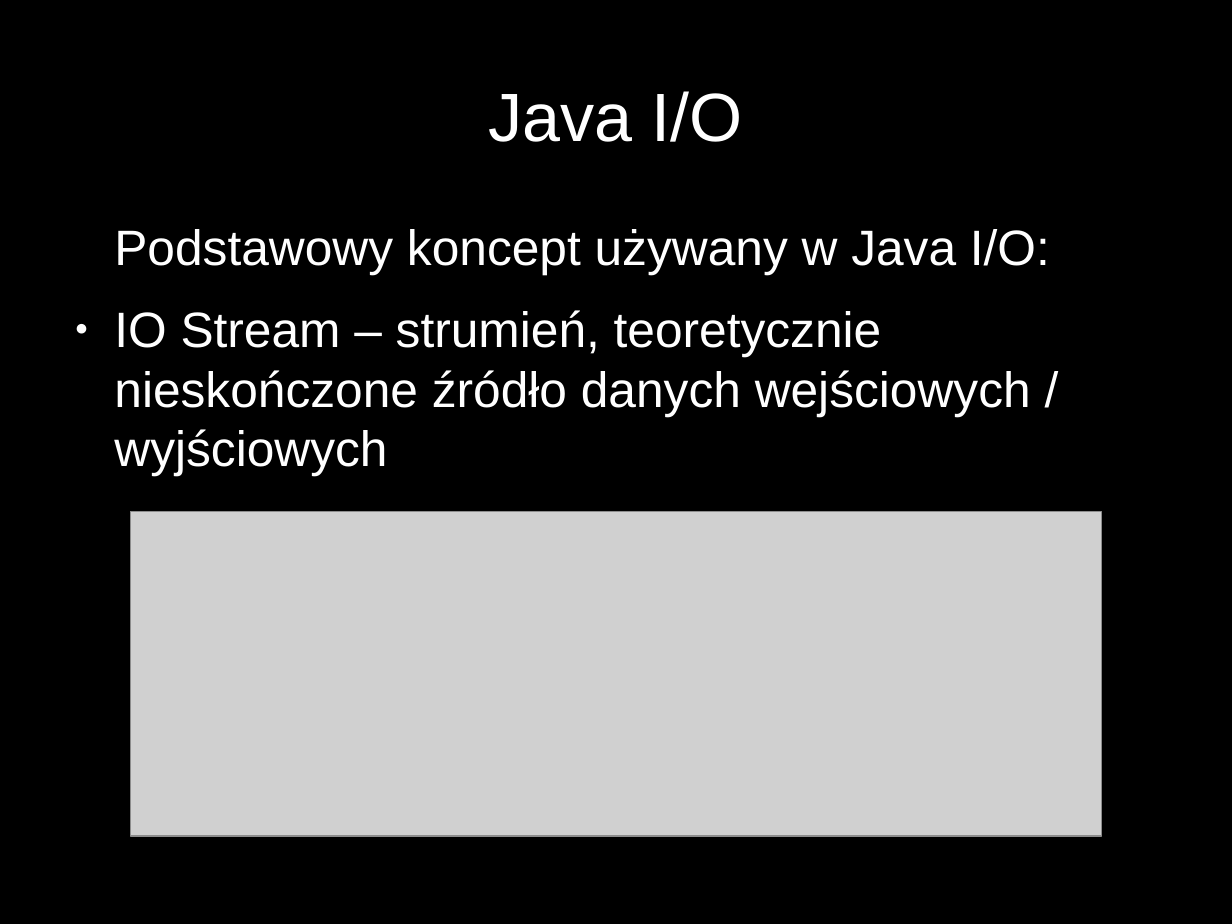
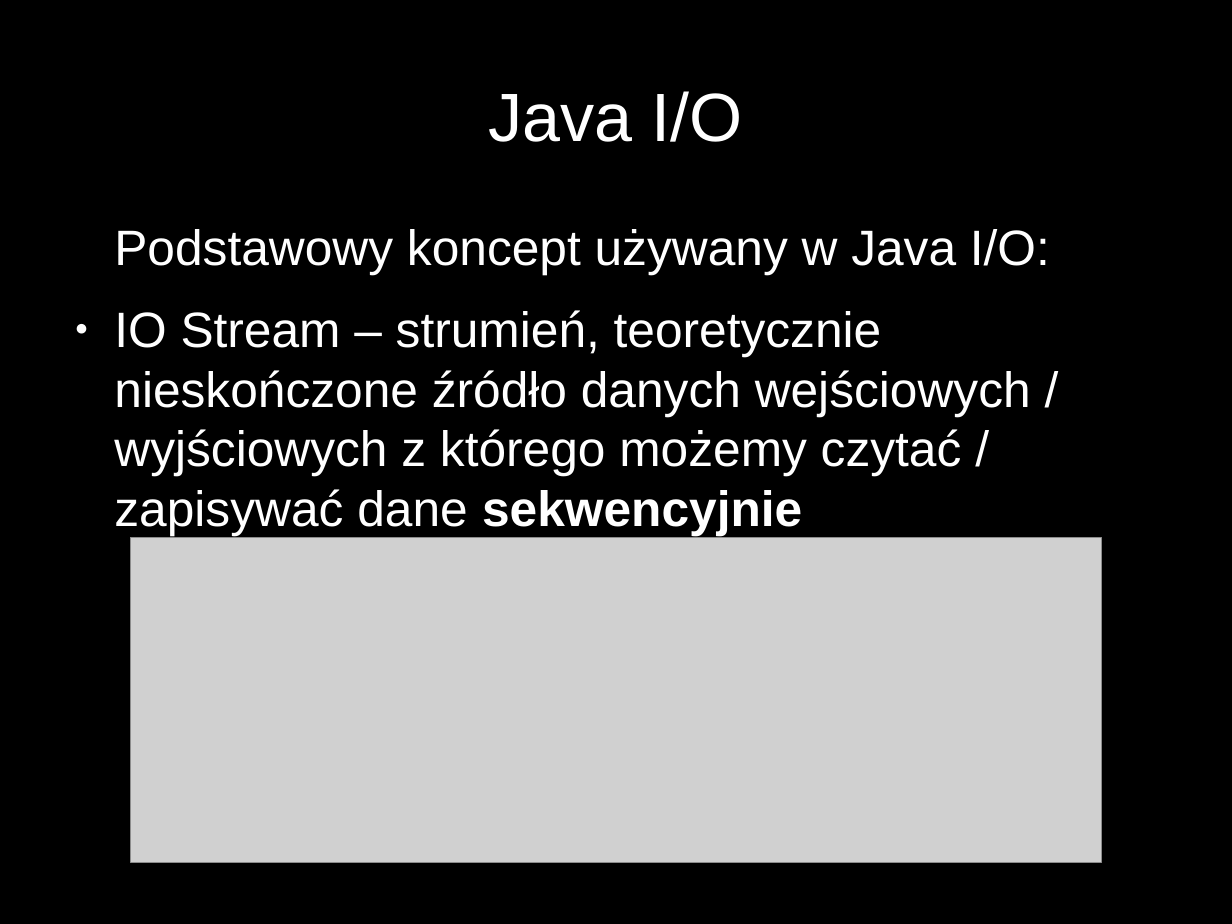
Before and after one commit to ptutak/Java-wyklady, a slide deck: slide 4 of src/piotr_tutak/IO-Wstęp.odp. Drawn at 1232x924 pixels with LibreOffice and Linux fonts; fonts in the diff are those of the drawing; grey boxes stand for pictures. Boxes give left, top, right and bottom in pixels: in the first picture for what was removed or moved away, otherwise in the second. Text is boxed around its words. In the diff, an @@ line names an element or a change of style, - is before the commit and + after.

```diff
--- a/src/piotr_tutak/IO-Wstęp.odp
+++ b/src/piotr_tutak/IO-Wstęp.odp
@@ text at box(114, 310, 1031, 535): text changed @@
-● IO Stream – strumień, teoretycznie nieskończone źródło danych wejściowych / wyjściowych
+● IO Stream – strumień, teoretycznie nieskończone źródło danych wejściowych / wyjściowych z którego możemy czytać / zapisywać dane sekwencyjnie
@@ picture: place and size @@
-picture at box(131, 511, 1102, 836)
+picture at box(131, 538, 1102, 863)
```
Also in this commit, not shown: 6 other files.
